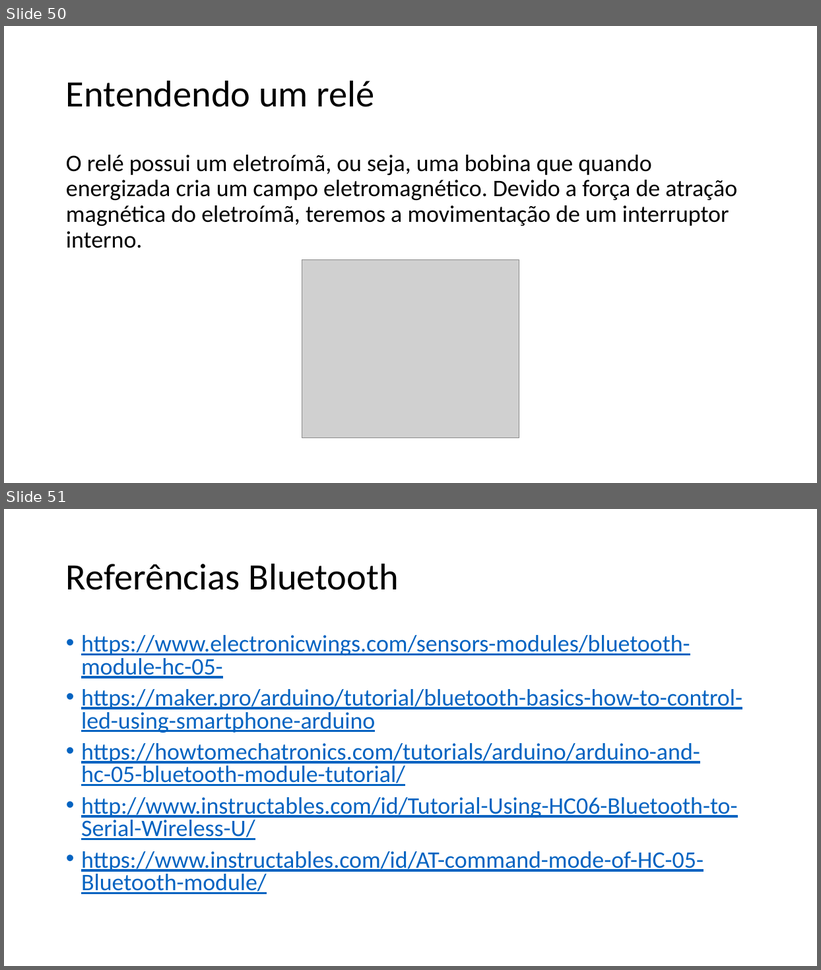
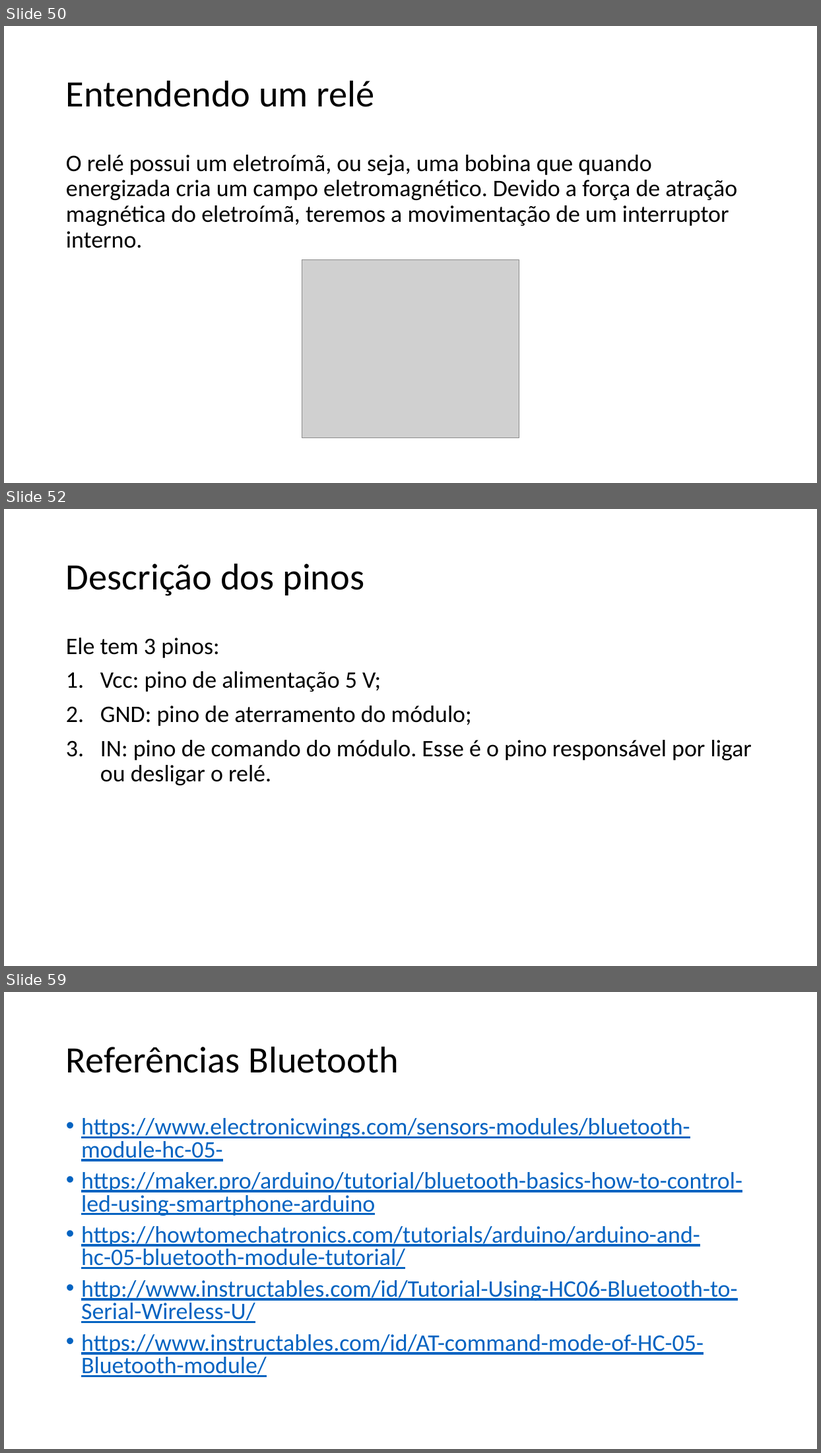
Before and after one commit to salmo-jr/public-slides, a slide deck: arduino-bluetooth.pptx. Shown one above the other, each under a label of ours: slides 50 and 51 before the commit, slides 50, 52 and 59 after it; the slides between them are not shown. The pictures are 821x970 and 821x1453 pixels, drawn with LibreOffice and Linux fonts; fonts in the diff are those of the drawing; grey boxes stand for pictures. Boxes give left, top, right and bottom in pixels: in the first picture for what was removed or moved away, otherwise in the second. Text is boxed around its words. In the diff, an @@ line names an element or a change of style, - is before the commit and + after.

Commit message:
adição dos slides sobre o funcionamento e a prática com o módulo relé

```diff
--- a/arduino-bluetooth.pptx
+++ b/arduino-bluetooth.pptx
@@ slide 52 added at <box>4,509,817,966</box>, background #FFFFFF @@
@@ title added at <box>66,563,364,596</box>, 44 pt, text #000000 @@
+Descrição dos pinos
@@ text added at <box>66,638,752,786</box>, 28 pt, text #000000 @@
+Ele tem 3 pinos:
+1. Vcc: pino de alimentação 5 V;
+2. GND: pino de aterramento do módulo;
+3. IN: pino de comando do módulo. Esse é o pino responsável por ligar ou desligar o relé.
@@ what was slide 51 is now slide 59 @@
```
Also in this commit, not shown: 7 other slides added, 2 other files.
